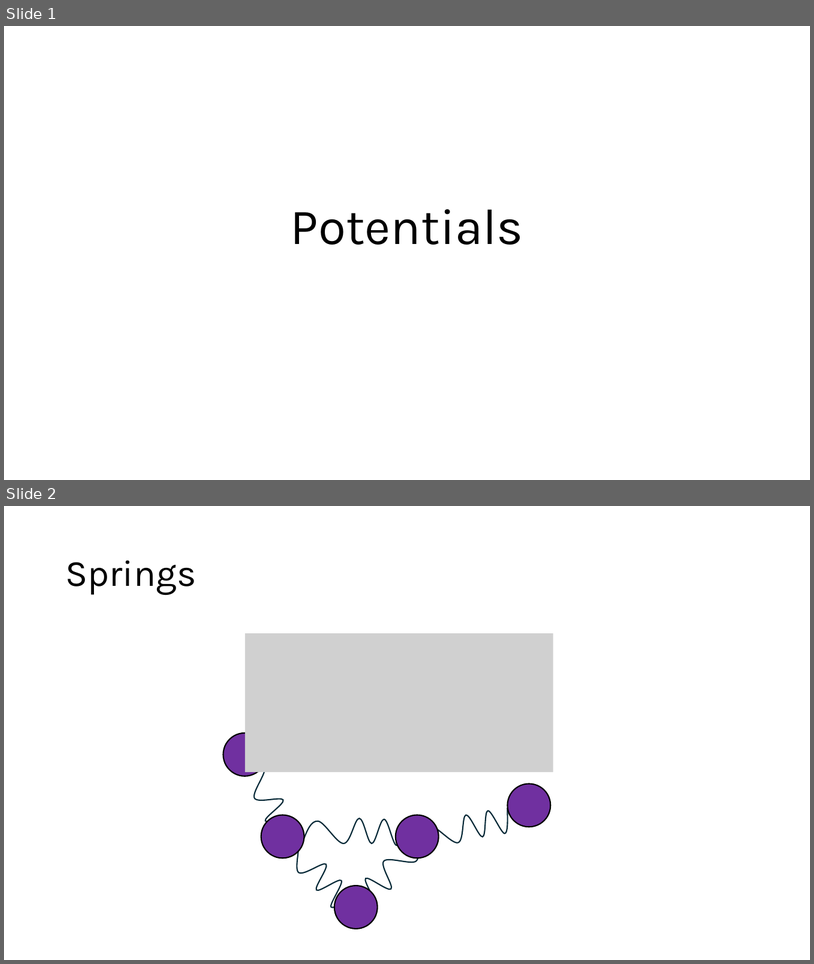
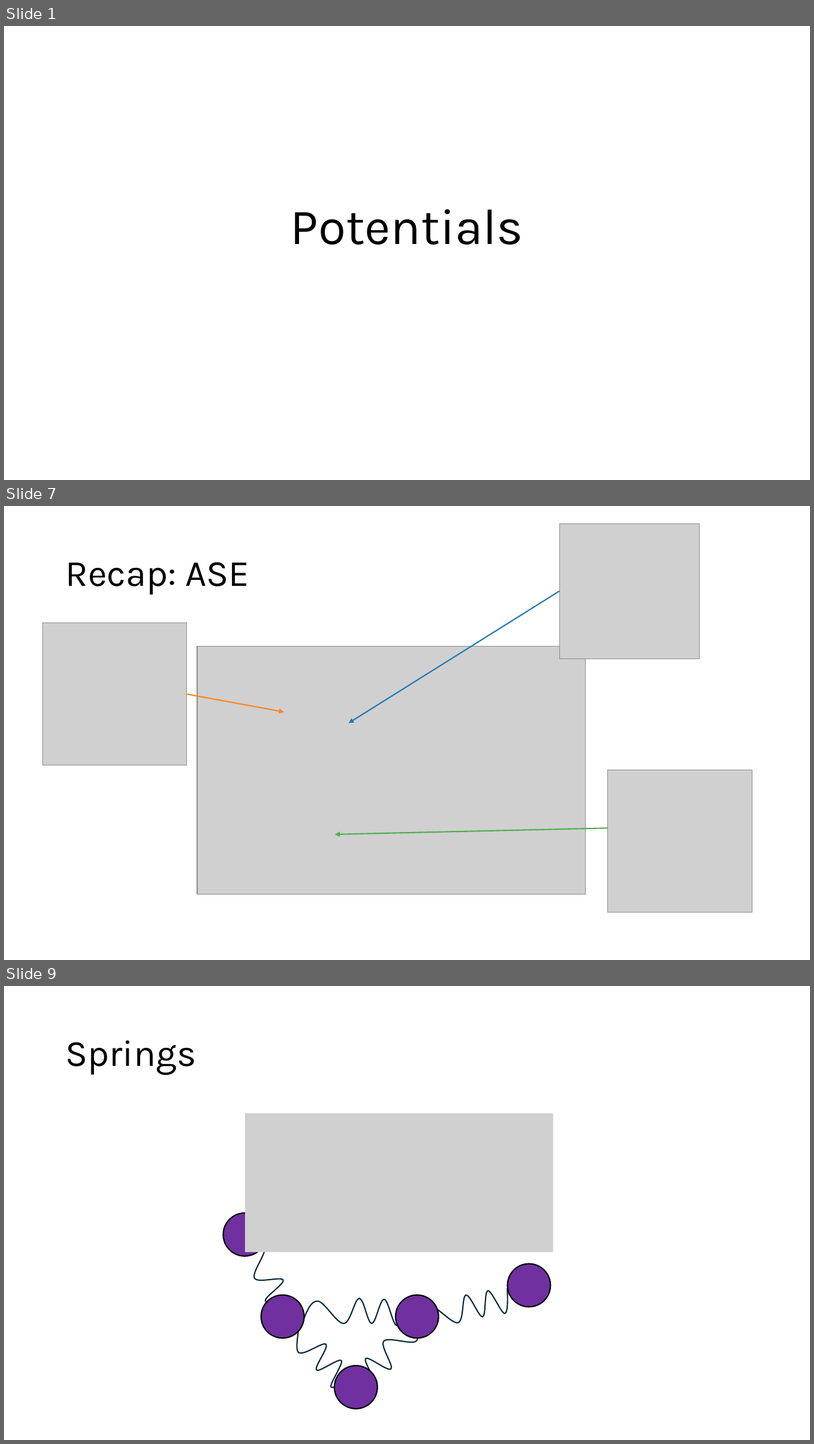
Before and after one commit to Mads-PeterVC/imlms, a slide deck: lessons/lesson_3/lecture3.pptx. Shown one above the other, each under a label of ours: slides 1 and 2 before the commit, slides 1, 7 and 9 after it; the slides between them are not shown. The pictures are 814x964 and 814x1444 pixels, drawn with LibreOffice and Linux fonts; fonts in the diff are those of the drawing; grey boxes stand for pictures. Boxes give left, top, right and bottom in pixels: in the first picture for what was removed or moved away, otherwise in the second. Text is boxed around its words. In the diff, an @@ line names an element or a change of style, - is before the commit and + after.

```diff
--- a/lessons/lesson_3/lecture3.pptx
+++ b/lessons/lesson_3/lecture3.pptx
@@ slide 7 added at <box>4,506,810,960</box>, background #FFFFFF @@
@@ picture added at <box>560,523,700,659</box> @@
@@ title added at <box>65,562,249,595</box>, 44 pt, text #000000 @@
+Recap: ASE
@@ arrow added from (560, 591) to (349, 723), #2179B5 1.5 pt @@
@@ picture added at <box>43,623,186,765</box> @@
@@ picture added at <box>197,646,586,894</box> @@
@@ arrow added from (186, 694) to (284, 712), #FF8621 1.5 pt @@
@@ picture added at <box>608,770,753,912</box> @@
@@ arrow added from (608, 828) to (335, 834), #4EAE4E 1.5 pt @@
@@ what was slide 2 is now slide 9 @@
```
Also in this commit, not shown: 7 other slides added, 6 other files.
